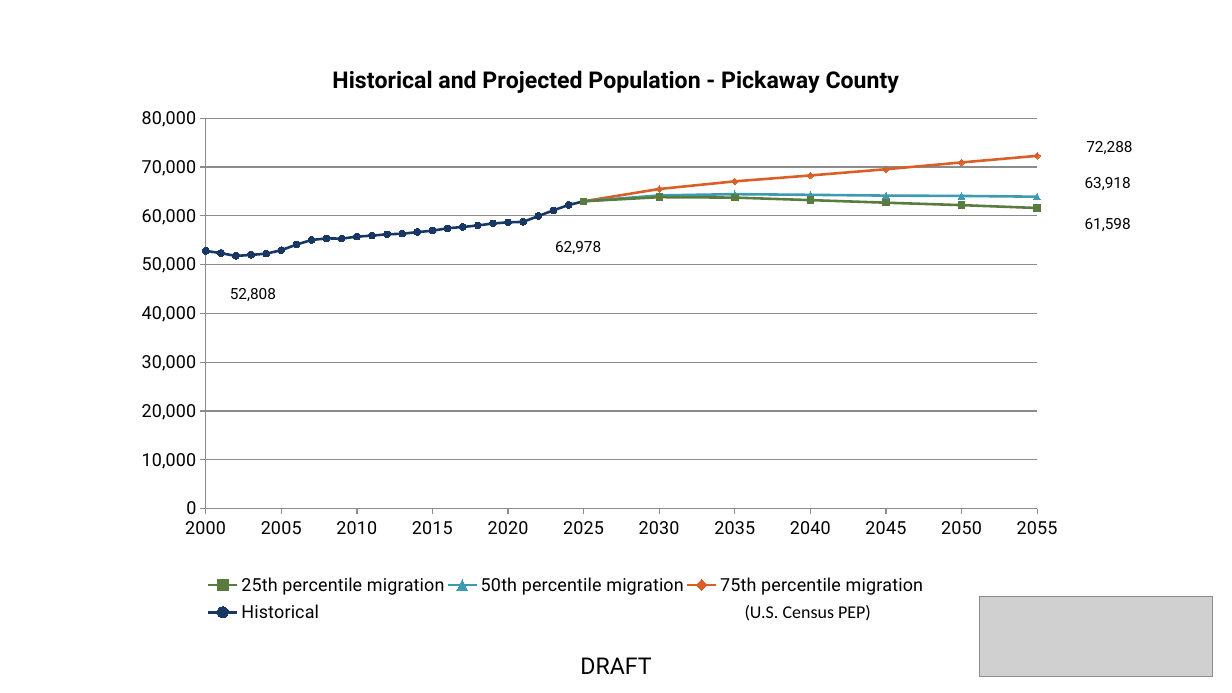
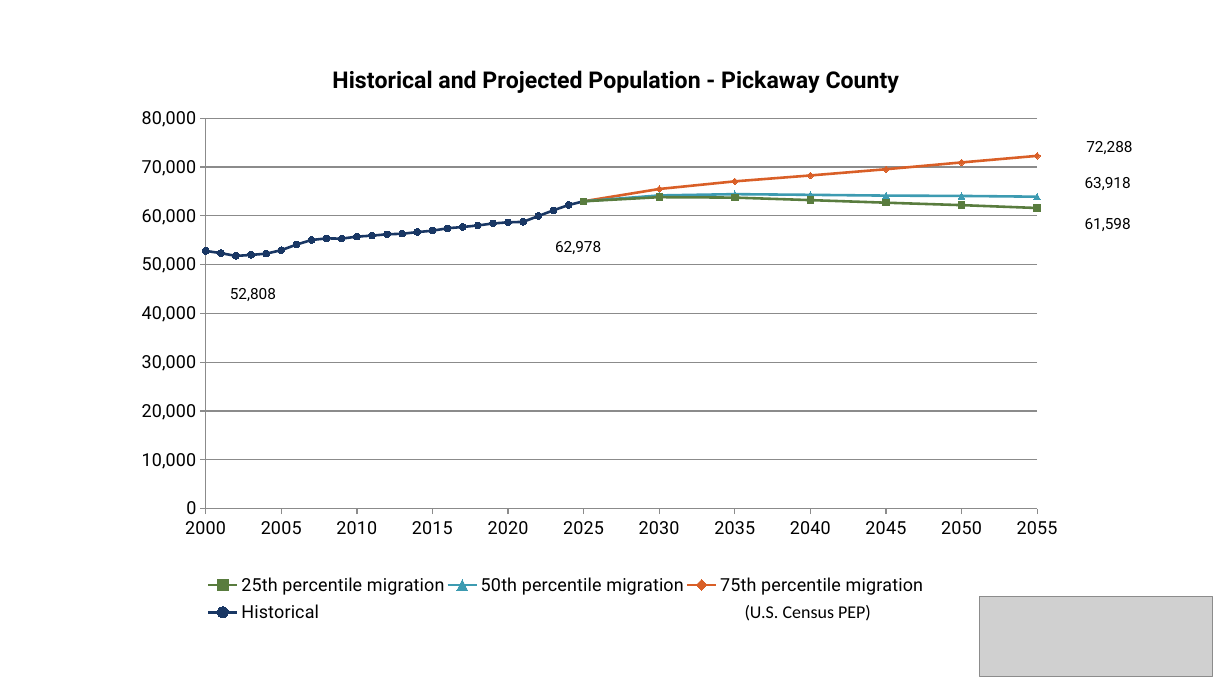
Before and after one commit to morpc/morpc-county-controls, a slide deck: slide 50 of deliverables/MORPC County Projections.pptx. Drawn at 1232x693 pixels with LibreOffice and Linux fonts; fonts in the diff are those of the drawing; grey boxes stand for pictures. Boxes give left, top, right and bottom in pixels: in the first picture for what was removed or moved away, otherwise in the second. Text is boxed around its words. In the diff, an @@ line names an element or a change of style, - is before the commit and + after.

```diff
--- a/deliverables/MORPC County Projections.pptx
+++ b/deliverables/MORPC County Projections.pptx
@@ text removed at bbox=[580, 657, 651, 674] @@
-DRAFT
```
Also in this commit, not shown: 92 other slides changed, 1 other file.
